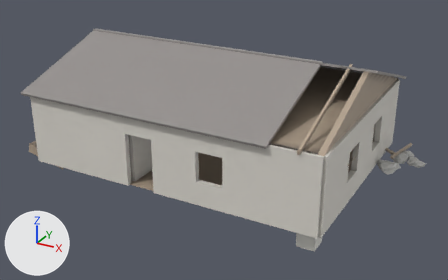
Two versions of the glTF model jogo/assets/ruinas/casa_r5.glb, one commit apart.
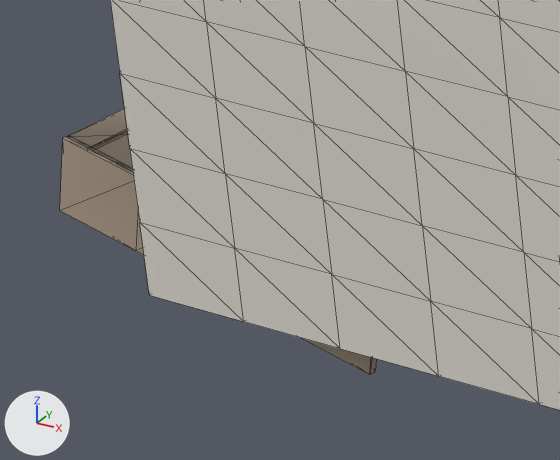
The first picture shows the older version from a 50 mm lens placed at (12.07, -21.64, 11.37), pointed at (0.5, -0.61, 0.85). The close-ups show the older and then the newer version on the part from 5% to 19% of the width and 46% to 64% of the height of that picture. Only the edits that show in the close-ups are written down. The axes (+X, +Y, +Z) are drawn at lower left. The lights are the same throughout. The close-ups show mesh edges as thin lines. Objects named as collision shapes, trigger or cutter boxes, shadow casters or lower levels of detail are left out. Where no turn or scale is listed for an object, it has been applied to the vertices.

The first close-up shows 'estante', 'ext0_0'.
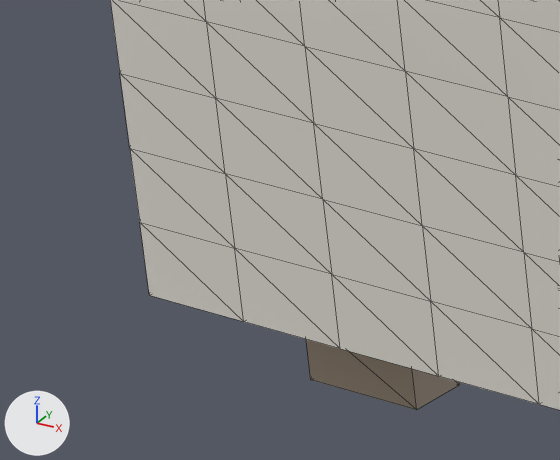
Patch to the scene script:
```diff
--- a/jogo/assets/ruinas/casa_r5.glb.py
+++ b/jogo/assets/ruinas/casa_r5.glb.py
@@ me_e_011 @@
+me_e_011.from_pydata(...)  # 44 vertices, 72 faces; spans x -0.35..0.35, y -0.7..0.7, z -0.73..0.31
+# faces by material slot: [60, 12]
+me_e_011.materials.append(mat_madeira)
+me_e_011.materials.append(mat_metal)
@@ ob_estante @@
-ob_estante = bpy.data.objects.new('estante', me_e)
-ob_estante.location = (-5.89, -3.3, 0.25)
@@ ob_escrivaninha_frente0 @@
+ob_escrivaninha_frente0 = bpy.data.objects.new('escrivaninha_frente0', me_e_011)
+ob_escrivaninha_frente0.location = (-5.65, -3.23, 0.06)
```

What differs and where, as boxes [x1, y1, x2, y2] in the close-ups (560 x 460 px):
'estante', deleted: before [60, 108, 377, 375]
'escrivaninha_frente0', added (brown): after [306, 339, 460, 410]
